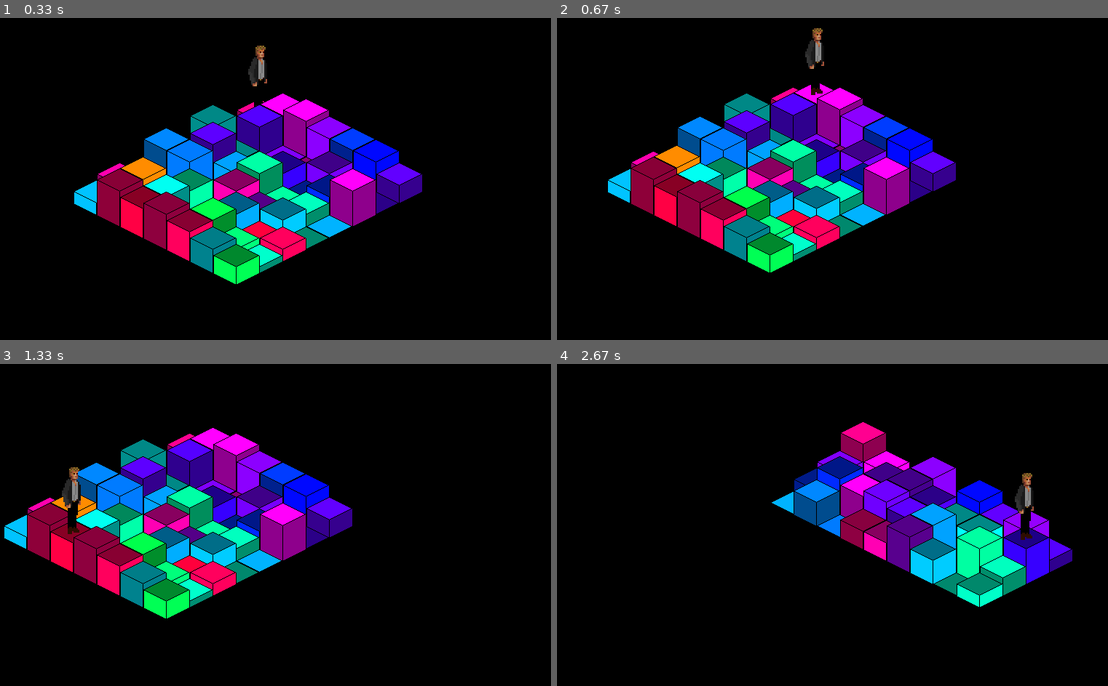
Above: before the commit, frames 1-4 (two rows, left to right).
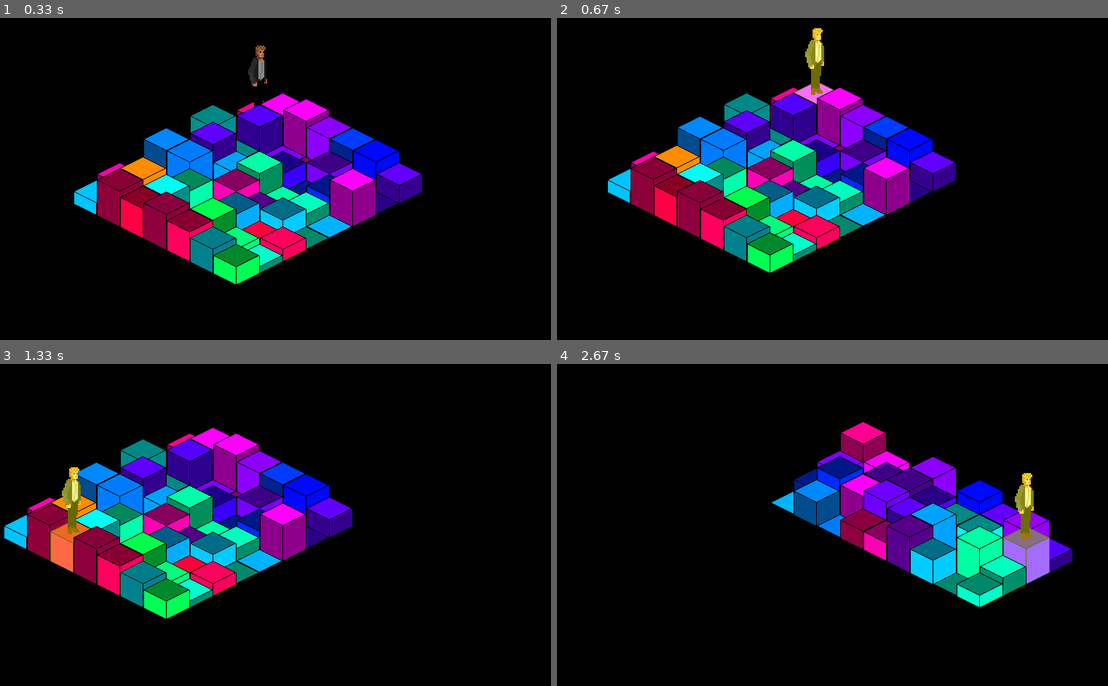
Above: after the commit, the same moments.

Repository: Zren/pyTactics
Game: pygame game, started from IsoTacticsEngine.py
Same seed, same stepped clock (60 frames per second), same inputs: the game is played once before the commit and once after it. The source is Python 2; it was converted automatically to run under Python 3.
Inputs:
- Up to frame 1 (0.33 s): no input
- Up to frame 2 (0.67 s): hold Right from 0.33 s (still down)
- Up to frame 3 (1.33 s): release Right at 0.8 s; hold Up 0.83-1.13 s; hold Right from 1.17 s (still down)
- Up to frame 4 (2.67 s): release Right at 1.63 s; hold Left 1.67-2.2 s; tap G at 1.82 s; hold Down 2.23-2.53 s; hold Left from 2.57 s (still down)

Frame 1 is identical in both runs. In frame 2, 0.6% of the frame differs, in the area x 42-51%, y 3-27%; in frame 3, 1.0%; in frame 4, 1.4%, in the area x 80-90%, y 33-69%.

Commit message:
Hover effect for selection

Diff:
--- a/Config.py
+++ b/Config.py
@@ -24,6 +24,7 @@
 pathIcon = pathImages + "icon.png"
 numPlayerSprites = 1
 pathPlayerSprites = pathImages + "player-%d.png"
+framesPerSecond = 8
 
 
 
--- a/IsoTacticsEngine.py
+++ b/IsoTacticsEngine.py
@@ -14,6 +14,16 @@
 import Config, Resource
 from PyGameEngine import PyGameEngine
 import random
+import time
+
+def overlayLevel(low, high):
+    def level(f):
+        if f <= 0.5:
+            return f*2
+        else:
+            return (1.0-f)*2
+    t = time.time()
+    return low + (high-low) * level(t - int(t))
 
 def isoGridRenderOrder(width, height):
     order = []
@@ -73,11 +83,14 @@
             self.data[coord[0]][coord[1]] = value
         else:
             self.data[coord % self.width][coord / self.width] = value
-    def renderCell(self, surface, cellData, offset):
+    def renderCell(self, surface, cellData, offset, selected=False):
         cell = self.data[cellData.x][cellData.y]
         if cell == None:
             return
         tile = cell.render(cellData.h)
+        if selected:
+            c = overlayLevel(64, 128)
+            tile.fill((c,c,0), special_flags=pygame.BLEND_ADD)
         # Isometric Coordinates
         x, y = isoCoordinates(cellData.x, cellData.y)
         # Tile Height
@@ -96,7 +109,7 @@
         self.sprites = sprites
     def render(self, height):
         #tile = pygame.Surface((0,0), pygame.SRCALPHA, 32)
-        return self.sprites[0][0]
+        return self.sprites[0][0].copy()
         #return tile
 
 class PlayerGrid(IsoGrid):
@@ -108,13 +121,26 @@
         if self[b] == None:
             self[b] = self[a]
             self[a] = None
+    def moveTo(self, player, target):
+        if self[target] == None:
+            coord = self.find(player)
+            self.move(coord, target)
     def addPlayer(self, player, coord):
         if self[coord]:
             raise Exception, "Player already at that location"
         self.players.append(player)
         self[coord] = player
-    def renderCell(self, surface, cellData, offset):
-        IsoGrid.renderCell(self, surface, cellData, (offset[0], offset[1]-Config.playerSpriteHeight+Config.tileHeight))
+    def renderCell(self, surface, cellData, offset, selected=False):
+        IsoGrid.renderCell(self, surface, cellData, (offset[0], offset[1]-Config.playerSpriteHeight+Config.tileHeight), selected)
+    def find(self, player):
+        for y in range(self.height):
+            for x in range(self.width):
+                if self[(x,y)] == player:
+                    return (x,y)
+        return None
+    def shiftPlayer(self, player, x, y):
+        c = self.find(player)
+        self.move(c, (c[0]+x, c[1]+y))
 
 
 class GroundGrid(IsoGrid):
@@ -131,6 +157,7 @@
         self.camera = [0, 0]
         self.layers = [self.groundGrid, self.playerGrid]
         self.renderOrder = [self[coord] for coord in isoGridRenderOrder(self.width, self.height)]
+        self.selection = None
 
     def update(self):
         pass
@@ -141,11 +168,11 @@
         offsetX = dimensions[0]/2 - (Config.tileWidth/2) - centeringOffset[0]
         offsetY = dimensions[1]/2 - (Config.tileHeight/2) - centeringOffset[1]
         for cell in self.renderOrder:
-            self.renderCell(surface, cell, (offsetX, offsetY))
+            self.renderCell(surface, cell, (offsetX, offsetY), cell == self.selection)
         return surface
-    def renderCell(self, surface, cell, offset):
+    def renderCell(self, surface, cell, offset, selected=False):
         for layer in self.layers:
-            layer.renderCell(surface, cell, offset)
+            layer.renderCell(surface, cell, offset, selected)
     def addPlayer(self):
         self.playerGrid
     def shiftCamera(self, x, y):
@@ -156,13 +183,13 @@
     def __init__(self, resolution, title, icon):
         PyGameEngine.__init__(self, resolution, title, icon)
         self.scene = None
+        self.targetFPS = Config.framesPerSecond
     def load(self):
         self.tileSheet = Resource.TileSheet(Config.pathTiles, (64, 32))
         self.wallTileSheet = Resource.TileSheet(Config.pathTileWalls, (64, 24))
         self.playerSpriteSheets = [Resource.TileSheet(Config.pathPlayerSprites % i, (64, 128)) for i in range(Config.numPlayerSprites)]
         self.playerSprites = [[Resource.GameSprite([playerSpriteSheet[d] for d in range(4)]) for sprite in range(playerSpriteSheet.vert)] for playerSpriteSheet in self.playerSpriteSheets]
     def setup(self):
-
         dimensions = (random.randint(3, 10), random.randint(3, 10))
         scene = IsoScene(dimensions)
         n = 0
@@ -173,9 +200,8 @@
                 groundTile.wallTexture = self.wallTileSheet[n]
                 scene[(x,y)].h = random.randint(0, 6)
                 n += 1
-        self.p = (0,0)
-        player = Player(self.playerSprites[0])
-        scene.playerGrid.addPlayer(player, self.p)
+        self.player = Player(self.playerSprites[0])
+        scene.playerGrid.addPlayer(self.player, (0,0))
         self.loadScene(scene)
 
     def keyInput(self, key):
@@ -203,9 +229,10 @@
     def loadScene(self, scene):
         self.scene = scene
     def shift(self, x, y):
-        t = (self.p[0]+x, self.p[1]+y)
-        self.scene.playerGrid.move(self.p, t)
-        self.p = t
+        self.scene.playerGrid.shiftPlayer(self.player, x, y)
+        self.scene.selection = self.scene[self.scene.playerGrid.find(self.player)]
+
+
 
 
 
Not shown, changed: Config.pyc
Not shown, changed: PyGameEngine.pyc
